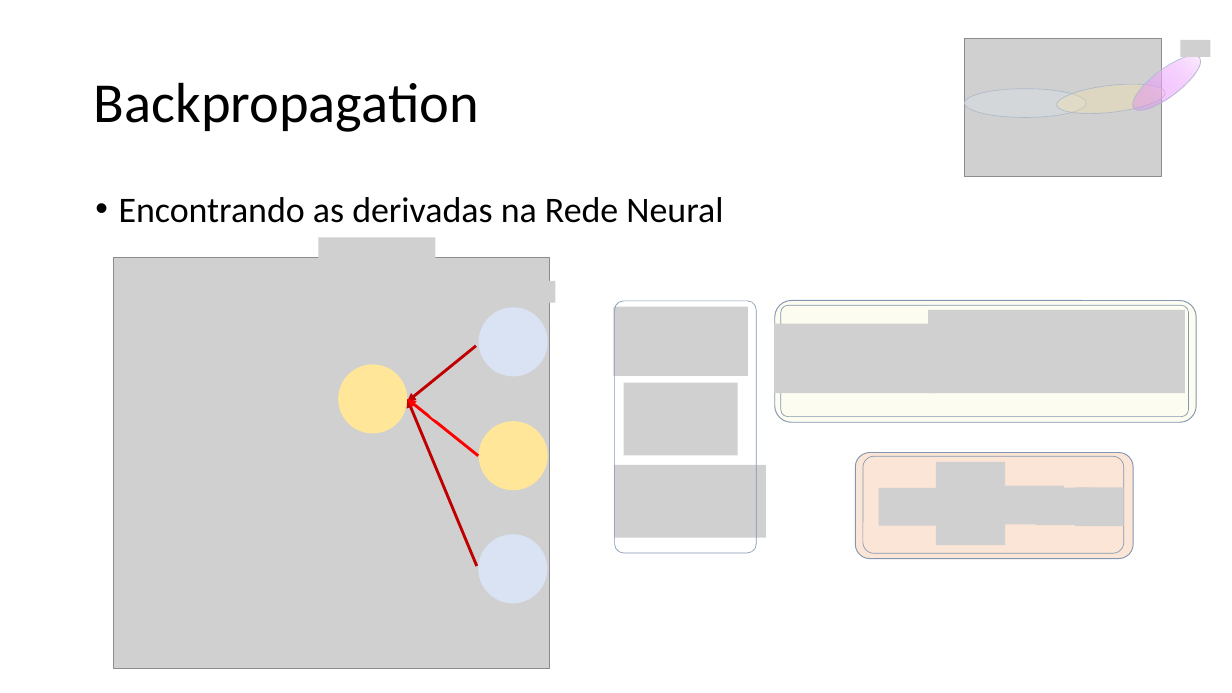
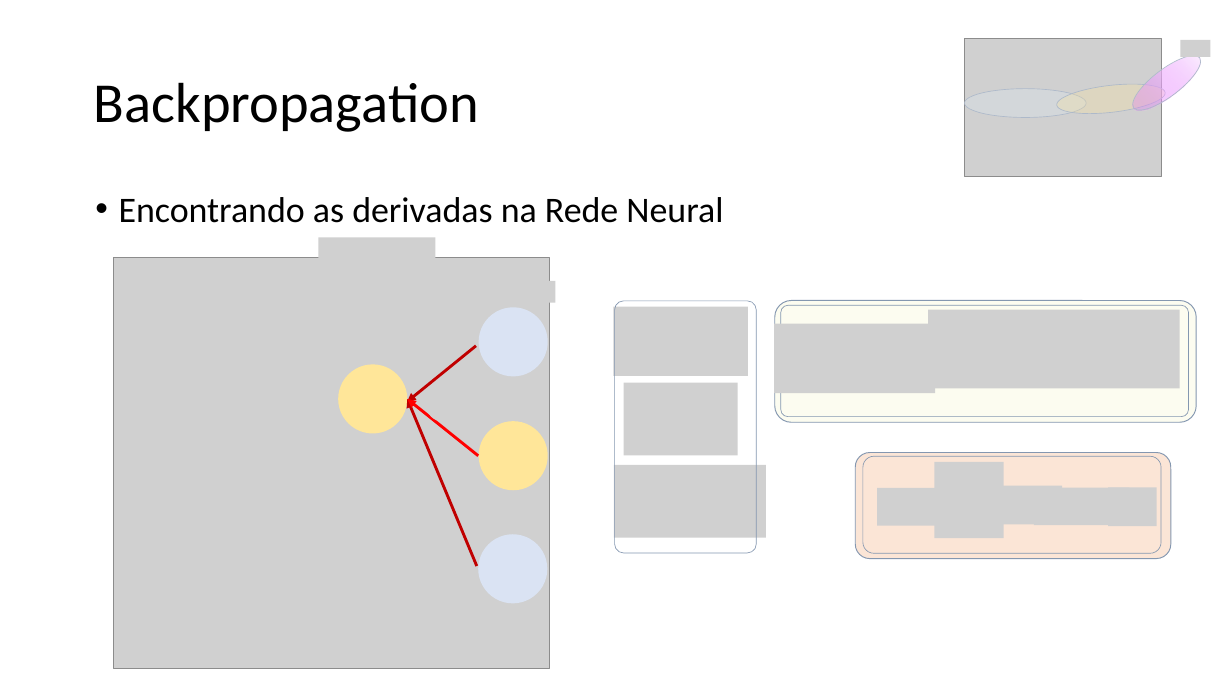
Before and after one commit to jairoalves/backpropagation, a slide deck: slide 25 of oficina de backpropagation/Backprop_LAMFO_Jairo.pptx. Drawn at 1232x693 pixels with LibreOffice and Linux fonts; fonts in the diff are those of the drawing; grey boxes stand for pictures; background and template pictures are left out. Boxes give left, top, right and bottom in pixels: in the first picture for what was removed or moved away, otherwise in the second. Text is boxed around its words. In the diff, an @@ line names an element or a change of style, - is before the commit and + after.

```diff
--- a/oficina de backpropagation/Backprop_LAMFO_Jairo.pptx
+++ b/oficina de backpropagation/Backprop_LAMFO_Jairo.pptx
@@ picture: place and size @@
-picture at (929,310,1186,393)
+picture at (929,310,1180,388)
@@ rounded rectangle: place and size @@
-rounded rectangle at (856,453,1134,559)
+rounded rectangle at (856,453,1171,559)
@@ rounded rectangle: place and size @@
-rounded rectangle at (863,457,1124,554)
+rounded rectangle at (863,457,1162,554)
@@ picture: place and size @@
-picture at (936,462,1006,545)
+picture at (934,462,1004,539)
@@ picture: place and size @@
-picture at (1036,488,1094,525)
+picture at (1034,488,1129,525)
@@ picture removed at (1076,487,1124,526) @@
@@ picture added at (1108,487,1156,526) @@
```
Also in this commit, not shown: 3 other slides changed.
